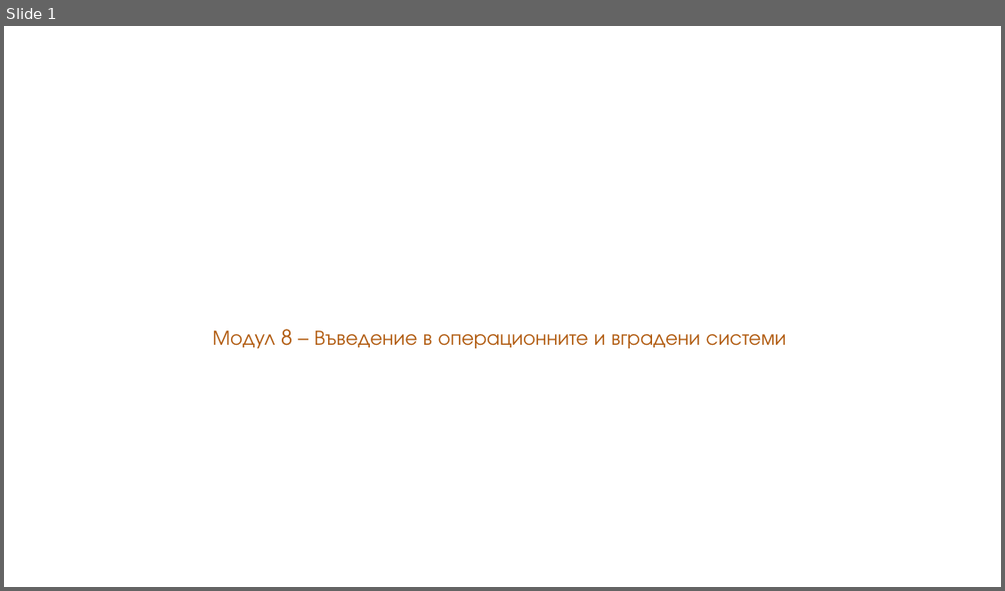
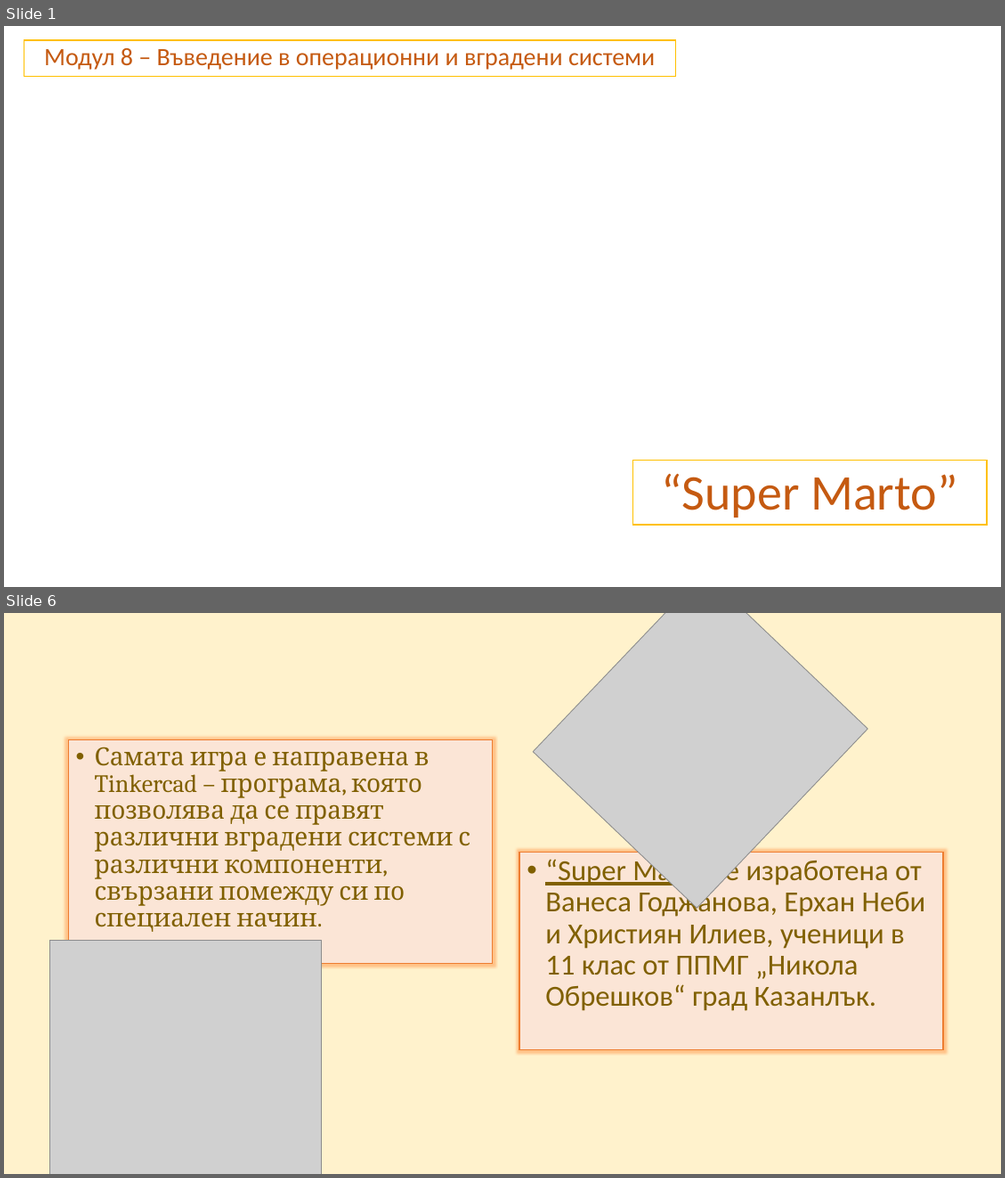
Before and after one commit to HristiyanIliev06/Super_Marto, a slide deck: Презентация - 8.pptx. Shown one above the other, each under a label of ours: slide 1 before the commit, slides 1 and 6 after it; the slides between them are not shown. The pictures are 1005x591 and 1005x1178 pixels, drawn with LibreOffice and Linux fonts; fonts in the diff are those of the drawing; grey boxes stand for pictures; background and template pictures are left out. Boxes give left, top, right and bottom in pixels: in the first picture for what was removed or moved away, otherwise in the second. Text is boxed around its words. In the diff, an @@ line names an element or a change of style, - is before the commit and + after.

```diff
--- a/Презентация - 8.pptx
+++ b/Презентация - 8.pptx
@@ slide 6 added at [4,613,1001,1174], background #FFF2CC @@
@@ picture added at [534,613,868,908] @@
@@ text added at [68,740,493,963], fill #FBE5D6, outline #ED7D31 1 pt, 24 pt, text #806000 @@
+• Самата игра е направена в Tinkercad – програма, която позволява да се правят различни вградени системи с различни компоненти, свързани помежду си по специален начин.
@@ text added at [519,852,943,1049], fill #FBE5D6, outline #ED7D31 1 pt, 28 pt, text #806000 @@
+• “Super Marto” е изработена от Ванеса Годжанова, Ерхан Неби и Християн Илиев, ученици в 11 клас от ППМГ „Никола Обрешков“ град Казанлък.
@@ picture added at [50,940,322,1174] @@
@@ slide 1 changed as well @@
@@ subtitle "Модул 8 – Въведение в ...": place and size @@
-subtitle "Модул 8 – Въведение в ..." at [212,329,786,348]
+subtitle "Модул 8 – Въведение в ..." at [24,40,676,77]
@@ subtitle "Модул 8 – Въведение в ..." at [24,40,676,77]: fill none to #FFFFFF; outline none to #FFC000 1 pt @@
@@ subtitle at [44,48,655,70]: text changed; size 20 to 24 pt; font TeX Gyre Adventor to Calibri; text colour #B0590E to #C55A11 @@
-Модул 8 – Въведение в операционните и вградени системи
+Модул 8 – Въведение в операционни и вградени системи
@@ title added at [633,459,987,524], fill #FFFFFF, outline #FFC000 1 pt, 48 pt, text #C55A11 @@
+“Super Marto”
```
Also in this commit, not shown: 10 other slides added, 1 other file.
